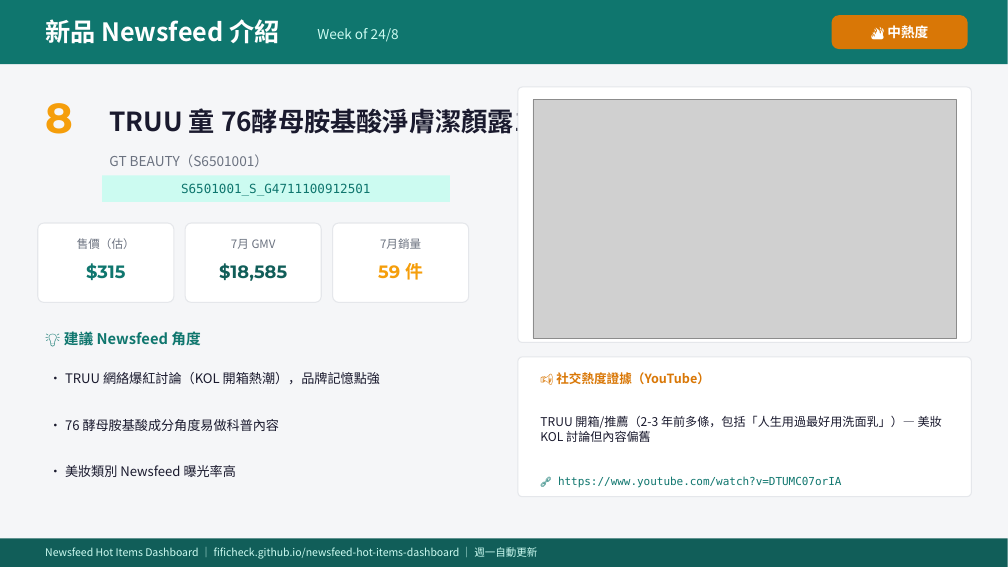
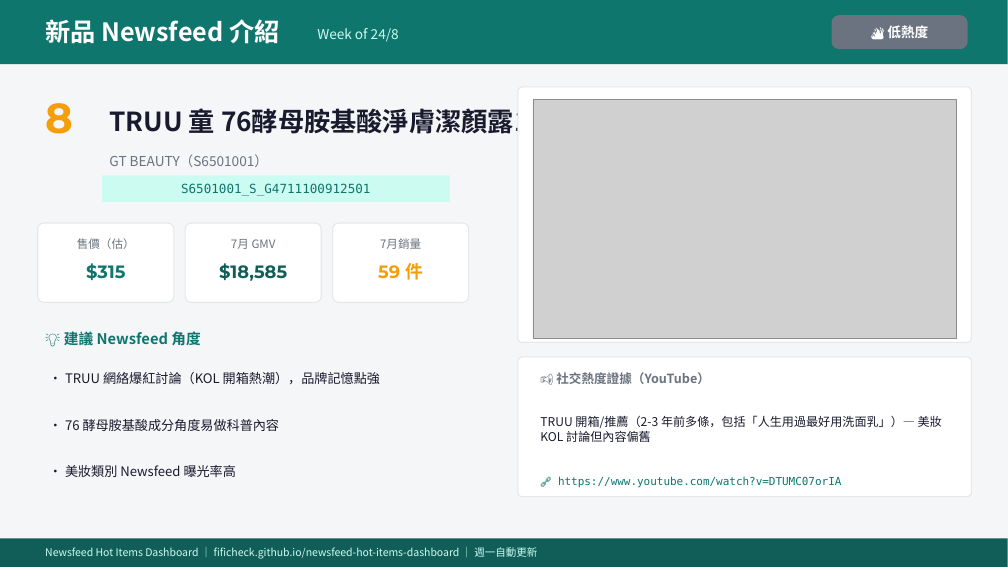
Before and after one commit to FIFICHECK/newsfeed-hot-items-dashboard, a slide deck: slide 1 of ppt/2026-08-24_S6501001_S_G4711100912501.pptx. Drawn at 1008x567 pixels with LibreOffice and Linux fonts; fonts in the diff are those of the drawing; grey boxes stand for pictures. Boxes give left, top, right and bottom in pixels: in the first picture for what was removed or moved away, otherwise in the second. Text is boxed around its words. In the diff, an @@ line names an element or a change of style, - is before the commit and + after.

Commit message:
Add per-SKU PPT: 2026-08-24_S6501001_S_G4711100912501.pptx

```diff
--- a/ppt/2026-08-24_S6501001_S_G4711100912501.pptx
+++ b/ppt/2026-08-24_S6501001_S_G4711100912501.pptx
@@ rounded rectangle at [832,15,968,49]: fill #D97706 to #6B7280 @@
@@ text at [887,25,928,38]: text changed @@
-🔥 中熱度
+🔥 低熱度
@@ text "📢 社交熱度證據（YouTube）" at [556,372,711,384]: text colour #D97706 to #6B7280 @@
```
